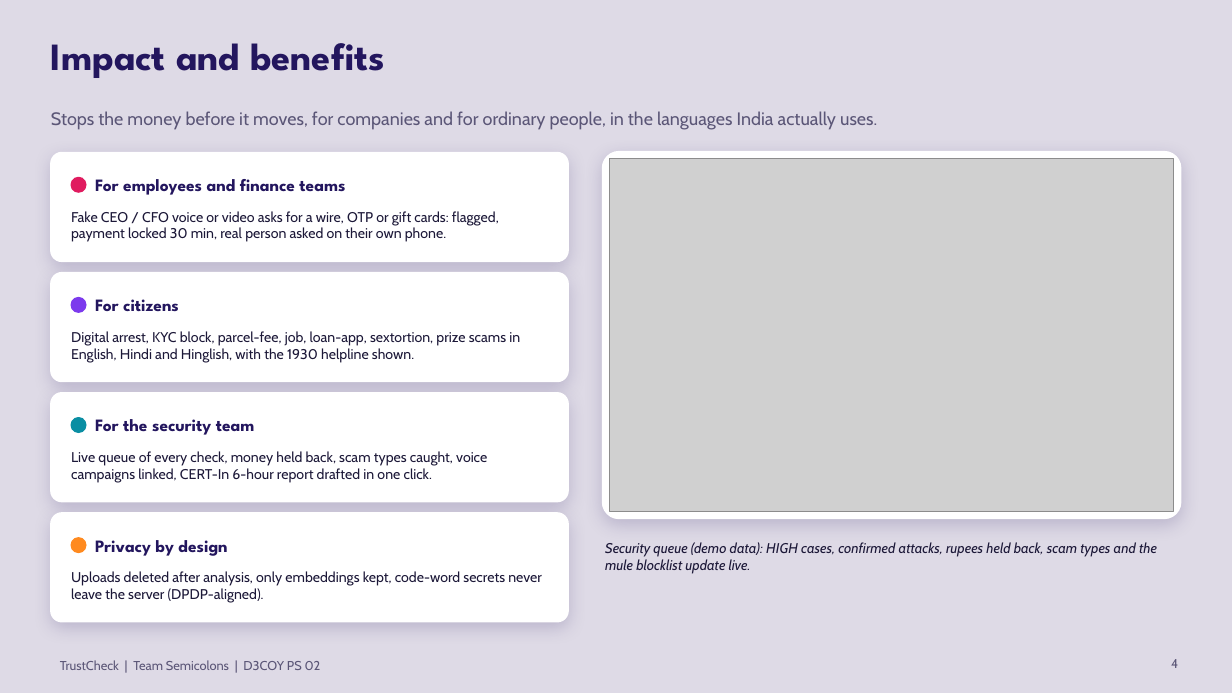
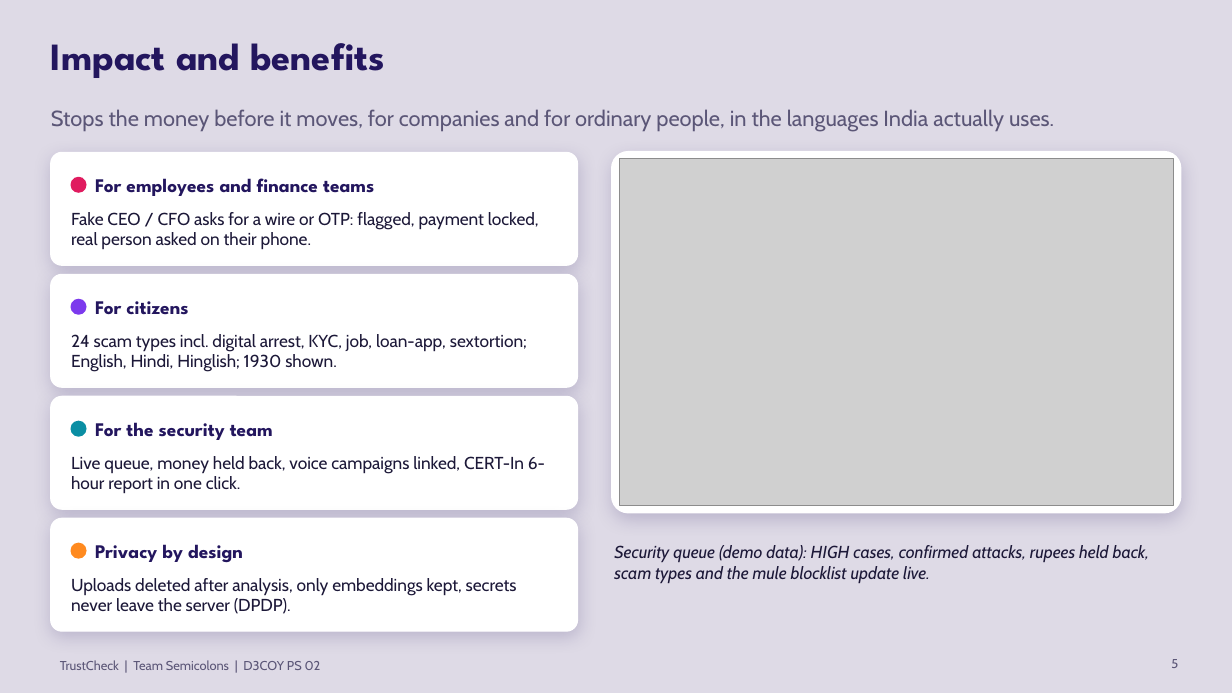
Before and after one commit to D3C0Y-1-0/Semicolons_D3C0Y_DhruvPatel, a slide deck: slide 5 of docs/TrustCheck_elimination.pptx (slide 4 before the commit). Drawn at 1232x693 pixels with LibreOffice and Linux fonts; fonts in the diff are those of the drawing; grey boxes stand for pictures. Boxes give left, top, right and bottom in pixels: in the first picture for what was removed or moved away, otherwise in the second. Text is boxed around its words. In the diff, an @@ line names an element or a change of style, - is before the commit and + after.

```diff
--- a/docs/TrustCheck_elimination.pptx
+++ b/docs/TrustCheck_elimination.pptx
@@ text "Stops the money before it ..." at bbox=[51, 109, 1054, 132]: size 14 to 17 pt @@
@@ rounded rectangle: place and size @@
-rounded rectangle at bbox=[51, 152, 568, 262]
+rounded rectangle at bbox=[51, 152, 578, 265]
@@ rounded rectangle: place and size @@
-rounded rectangle at bbox=[603, 152, 1181, 518]
+rounded rectangle at bbox=[612, 152, 1181, 513]
@@ picture: place and size @@
-picture at bbox=[610, 159, 1174, 511]
+picture at bbox=[619, 159, 1174, 506]
@@ text at bbox=[71, 212, 539, 250]: text changed; size 11 to 13.5 pt @@
-Fake CEO / CFO voice or video asks for a wire, OTP or gift cards: flagged, payment locked 30 min, real person asked on their own phone.
+Fake CEO / CFO asks for a wire or OTP: flagged, payment locked, real person asked on their phone.
@@ rounded rectangle: place and size @@
-rounded rectangle at bbox=[51, 273, 568, 382]
+rounded rectangle at bbox=[51, 274, 578, 387]
@@ text at bbox=[71, 334, 527, 372]: text changed; size 11 to 13.5 pt @@
-Digital arrest, KYC block, parcel-fee, job, loan-app, sextortion, prize scams in English, Hindi and Hinglish, with the 1930 helpline shown.
+24 scam types incl. digital arrest, KYC, job, loan-app, sextortion; English, Hindi, Hinglish; 1930 shown.
@@ rounded rectangle: place and size @@
-rounded rectangle at bbox=[51, 393, 568, 502]
+rounded rectangle at bbox=[51, 396, 578, 509]
@@ text at bbox=[71, 456, 545, 494]: text changed; size 11 to 13.5 pt @@
-Live queue of every check, money held back, scam types caught, voice campaigns linked, CERT-In 6-hour report drafted in one click.
+Live queue, money held back, voice campaigns linked, CERT-In 6-hour report in one click.
@@ proportions changed in 5 elements at bbox=[51, 152, 578, 265], bbox=[612, 152, 1181, 513], bbox=[51, 274, 578, 387], bbox=[51, 396, 578, 509], bbox=[51, 518, 578, 631] @@
@@ rounded rectangle: place and size @@
-rounded rectangle at bbox=[51, 513, 568, 622]
+rounded rectangle at bbox=[51, 518, 578, 631]
@@ size 13.5 to 15 pt in 4 elements at bbox=[95, 178, 374, 196], bbox=[95, 301, 188, 315], bbox=[95, 422, 273, 440], bbox=[95, 544, 243, 563] @@
@@ text "Security queue (demo data): HIGH ...": place and size @@
-text "Security queue (demo data): HIGH ..." at bbox=[605, 542, 1157, 574]
+text "Security queue (demo data): HIGH ..." at bbox=[614, 545, 1149, 583]
@@ text "Security queue (demo data): HIGH ..." at bbox=[614, 545, 1149, 583]: size 11 to 13.5 pt @@
@@ ellipse: place and size @@
-ellipse at bbox=[71, 538, 86, 553]
+ellipse at bbox=[71, 543, 86, 558]
@@ text at bbox=[71, 578, 517, 614]: text changed; size 11 to 13.5 pt @@
-Uploads deleted after analysis, only embeddings kept, code-word secrets never leave the server (DPDP-aligned).
+Uploads deleted after analysis, only embeddings kept, secrets never leave the server (DPDP).
@@ page number at bbox=[1171, 659, 1178, 668]: text changed @@
-4
+5
```
Also in this commit, not shown: 5 other slides changed, 1 slide added.
